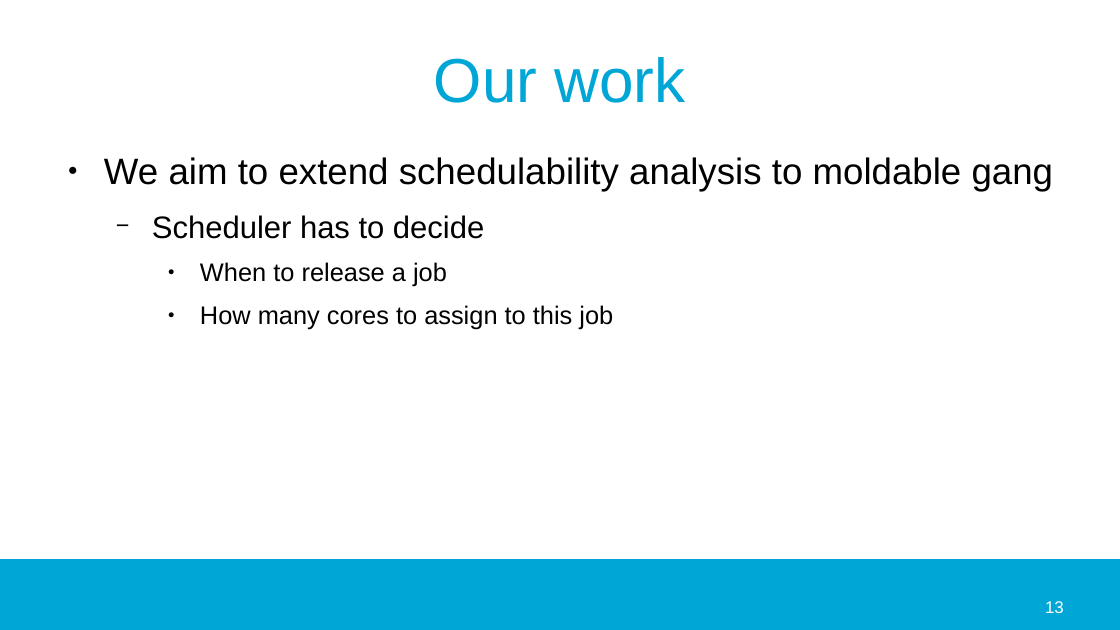
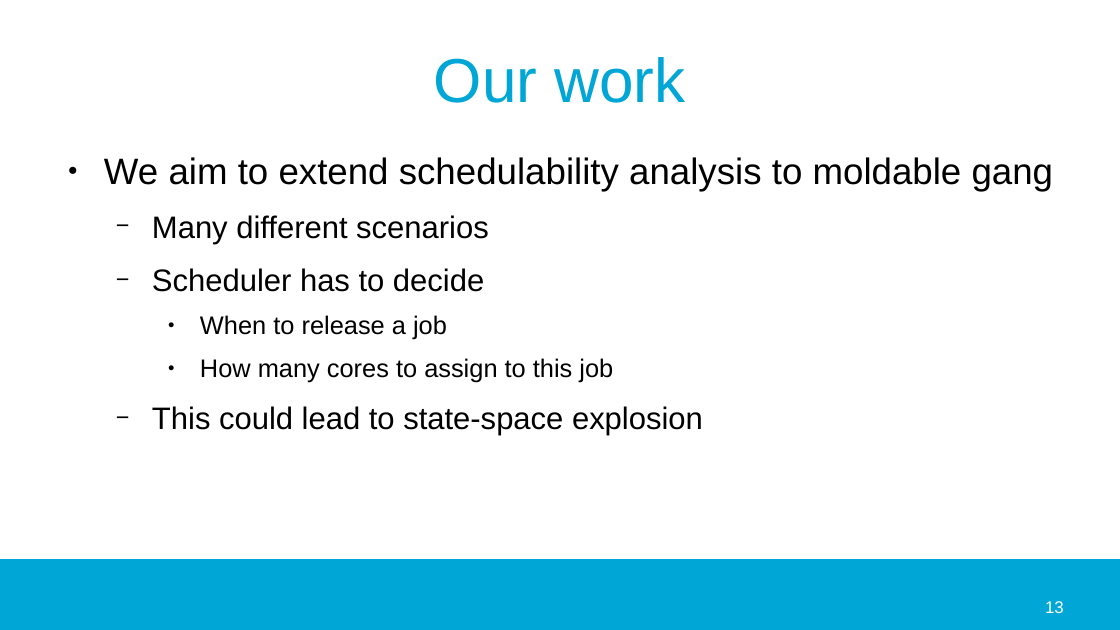
Before and after one commit to jmigual/APATeoria, a slide deck: slide 13 of Notes/TFM_presentations/2020_02_24/2020_02_24.odp. Drawn at 1120x630 pixels with LibreOffice and Linux fonts; fonts in the diff are those of the drawing; background and template pictures are left out. Boxes give left, top, right and bottom in pixels: in the first picture for what was removed or moved away, otherwise in the second. Text is boxed around its words. In the diff, an @@ line names an element or a change of style, - is before the commit and + after.

```diff
--- a/Notes/TFM_presentations/2020_02_24/2020_02_24.odp
+++ b/Notes/TFM_presentations/2020_02_24/2020_02_24.odp
@@ text at bbox=[152, 215, 489, 244]: paragraph added @@
+  − Many different scenarios
@@ text at bbox=[152, 406, 703, 435]: paragraph added @@
+  − This could lead to state-space explosion
```
Also in this commit, not shown: 4 slides added, 1 slide removed, 17 other files.
